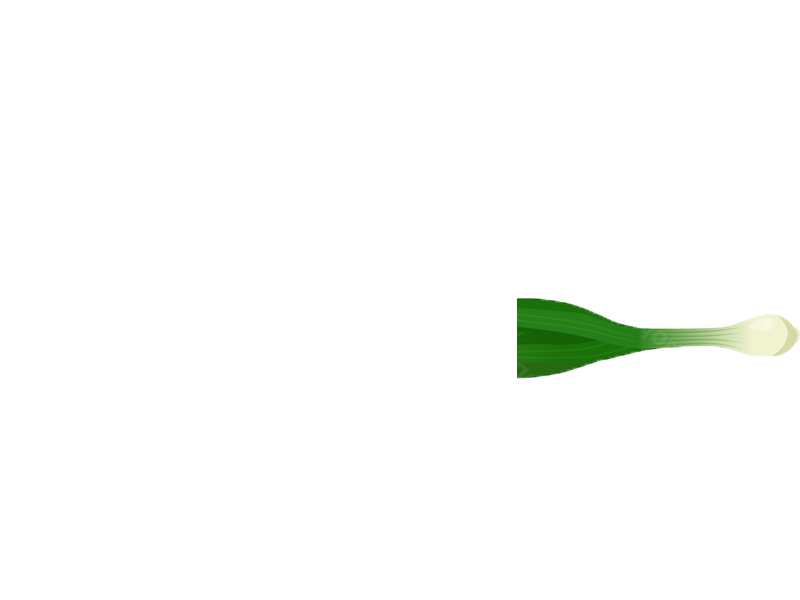
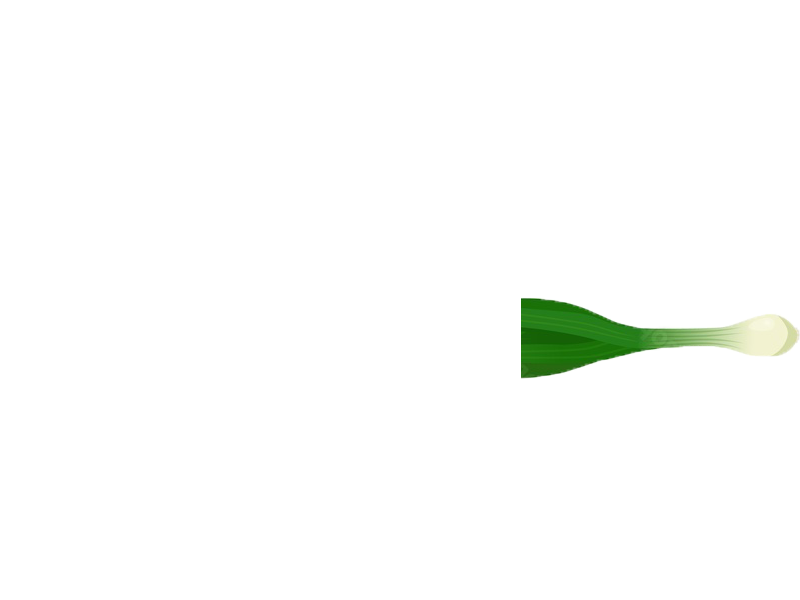
Comparing the layer stacks of the two 800 × 600 images. Changes:
painted on "Layer 1" over 517, 297, 521, 379
